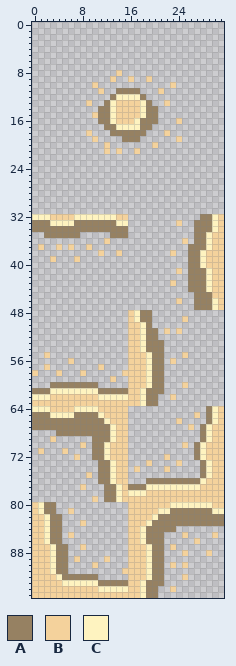
Sprite sheet, stored at Project Beelzebub/Assets/Sprites/Tiles/Overworld/FadeBetweenCaveGrass.png. Above is the file before it was changed.
The file is 32x96 pixels.
Palette (. is transparent): A #968162  B #f4d29c  C #fef3c0
Pixels before, first column x 0:
 8 ..............B.................
 9 .............B..B..B............
10 ..........B............B........
11 ...........B..AAAA...B..........
12 .............ACCCCA.............
13 .........B..ACBBBBCA..B.........
14 ...........AACBBBBCAA...........
15 ..........BAACBBBBCAA...........
16 ...........AACBBBCAAA...B.......
17 ............AACCCCAA............
18 .........B...AAAAAA...B.........
19 ..........B....AAA......B.......
20 ............B.......B...........
21 ............B.B..B..............
22 ................................
23 ................................
24 ................................
25 ................................
26 ................................
27 ................................
28 ................................
29 ................................
30 ................................
31 ................................
32 CCCBBBBCCCCCCCBB............AACB
33 AAACCCCAAAAAAACC........B..AAACB
34 AAAAAAAAAAAAAAAA...........AAACB
35 ..AAAAAA.....AAA...........AACBB
36 ............B............B.AACBB
37 .B..B.B..B................AAACBB
38 ...........B..B........B..AACBBB
39 ...B...B..................AACBBB
40 ..........................AACBBB
41 ........................B.AAACBB
42 ..........................AAACBB
43 .......................B..AAACBB
44 ..........................AAACBB
45 ...........................AAABB
46 ........................B..AAACB
47 ...........................AAACB
48 ................BCAA............
49 ................BCAA.....B......
50 ................BBCA............
51 ................BBCAA.B.B.......
52 ................BBCAA...........
53 ................BBCAAA..........
54 ................BBCAAA..........
55 ..B.............BBBCAA...B......
56 ......B.........BBBCAA.B........
57 ..B........B....BBBCAA..........
58 B...B...B......BBBBCAA..........
59 .............B..BBBCAA..........
60 ...AAAAAAAA.....BBBCAA...B......
61 AAACCCCCCCCAAAAABBCAAA..........
62 CCCBBBBBBBBCCCCCBBCAA..B........
63 BBBBBBBBBBBBBBBBBBCAA...........
64 CCCBBBBCCCCBBBBB.............ACB
65 AAACCCCAAAACBBBB...........B.ACB
66 AAAAAAAAAAAACBBB........B....ACB
67 AAAAAAAAAAAAACBB..........B.ACBB
68 ....AAAAAAAAACBB............ACBB
69 ...B......AAACBB............ACBB
70 ........B.AACBBB.........B.ACBBB
71 .B...B....AACBBB...........ACBBB
72 .......B..AACBBB......B....ACBBB
73 ...........AACBB...B....B...ACBB
74 ...........AACBB.B....B.....ACBB
75 .........B.AACBB............ACBB
76 ...........AACBB...AAAAAAAAACBBB
77 ........B...AACBAAACCCCCCCCCBBBB
78 ............AACBCCCBBBBBBBBBBBBB
79 ..........B.AACBBBBBBBBBBBBBBBBB
80 BCAA............BBBBBBBCCCCCCCBB
81 BCAA..B.........BBBBBCCAAAAAAACC
82 BBCAA...........BBBBCAAAAAAAAAAA
83 BBCAA...B.......BBBCAAAAAAAAAAAA
84 BBCAA...........BBCAAAAA........
85 BBCAA.B.........BBCAAA...B....B.
86 BBCAA...........BBCAAA.....B....
87 BBBCAA..B.......BBBCAA.B........
88 BBBCAA..........BBBCAA...B...B..
89 BBBCAA.B....B...BBBCAA..........
90 BBBCAA....B.....BBBCAA.B.B......
91 BBBCAA.........BBBBCAA..........
92 BBBBCAAAAAA.....BBBCAA...B......
93 BBBBBCCCCCCAAAAABBCAAA..........
94 BBBBBBBBBBBCCCCCBBCAA..B........
95 BBBBBBBBBBBBBBBBBBCAA...........
Now the later version:
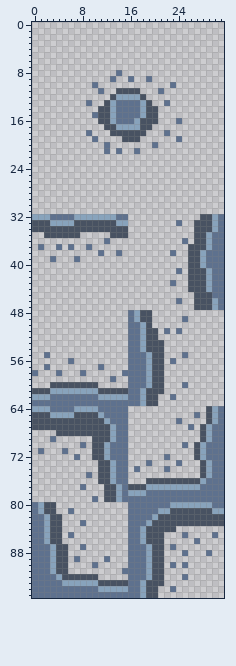
The exact change:
colour A: #968162 -> #485262
colour B: #f4d29c -> #5e718e
colour C: #fef3c0 -> #88a3bc
